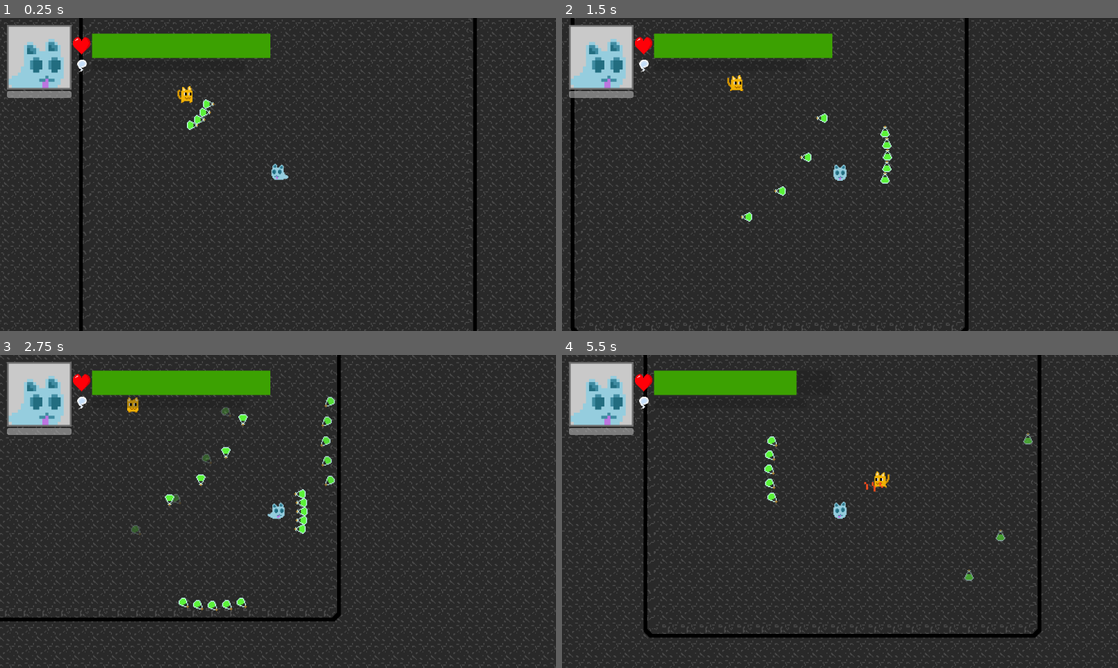
Above: before the commit, frames 1-4 (two rows, left to right).
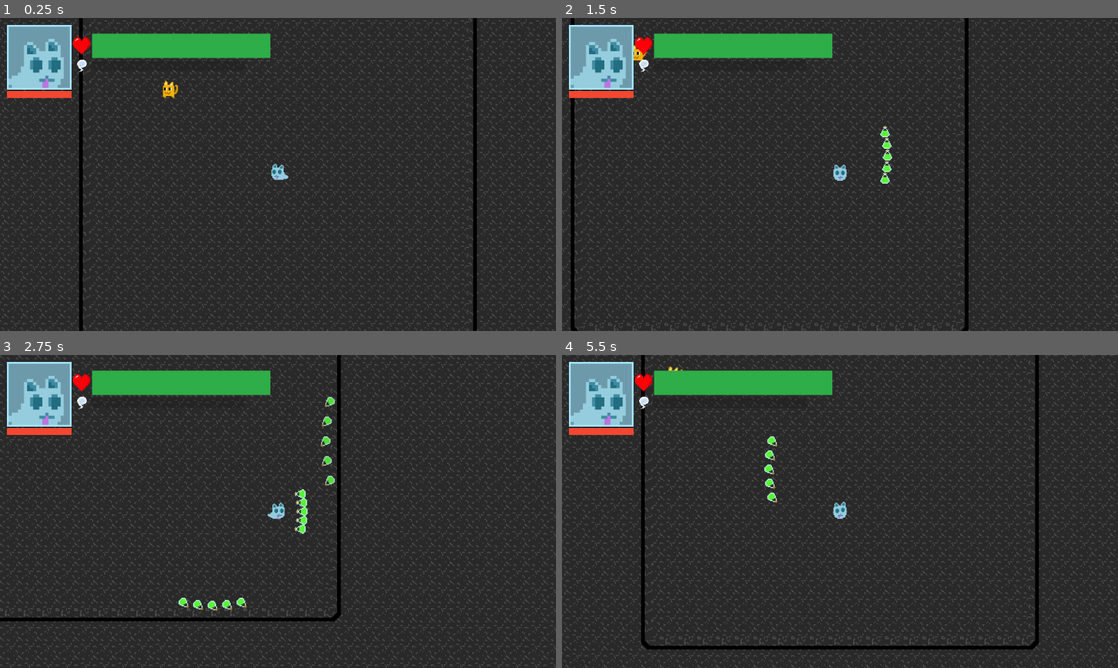
Above: after the commit, the same moments.

Repository: InvertedCarrot/PIXEL-JAM-2025
Game: Godot game, scene res://scenes/levels/dungeons/dungeon5.tscn
Two runs of this game, one before a commit and one after it. Both use one fixed random seed, a clock stepped at 60 frames per second and the inputs below.
Inputs (mouse positions are in pixels of both pictures, inside the frame that each line leads up to):
- Up to frame 1 (0.25 s): no input
- Up to frame 2 (1.5 s): tap Enter (ui_accept) at 0.5, 0.77 s; move the mouse to (962, 158) at 0.52 s; hold Right (right) 0.53-1.28 s; tap Space (attack) at 0.6 s; click (962, 158) at 0.67 s; tap V (harvest) at 0.8, 1.35 s; move the mouse to (728, 190) at 1.27 s; hold Down (down) from 1.28 s (still down)
- Up to frame 3 (2.75 s): tap Enter (ui_accept) at 1.52 s; tap Space (attack) at 1.55, 2.1 s; move the mouse to (333, 442) at 2.02 s; release Down (down) at 2.03 s; hold Right (right) from 2.03 s (still down); tap V (harvest) at 2.3 s
- Up to frame 4 (5.5 s): move the mouse to (812, 574) at 2.77 s; release Right (right) at 2.78 s; hold Up (up) 2.78-3.53 s; tap V (harvest) at 2.85, 3.8, 5.1 s; click (812, 574) at 2.92 s; tap Enter (ui_accept) at 3.02, 3.77, 4.52 s; tap Space (attack) at 3.05, 4.35 s; move the mouse to (1006, 558) at 3.52 s; hold Left (left) 3.53-5.03 s; tap C (swap_souls) at 3.6 s; move the mouse to (673, 464) at 4.27 s; move the mouse to (867, 511) at 5.02 s; hold Down (down) from 5.03 s (still down); click (867, 511) at 5.17 s

The runs differ from the first frame. In frame 1, 4.6% of the frame differs, in the area x 1-49%, y 2-36%; in frame 2, 4.5%; in frame 3, 4.6%; in frame 4, 17%, in the area x 0-100%, y 0-100%.

Commit message:
ui finished

Diff:
--- a/globals/globals.gd
+++ b/globals/globals.gd
@@ -117,7 +117,7 @@
 		"uptime": 1,
 	},
 	"potion": {
-		"damage": 2,
+		"damage": 20,
 		"speed": 500,
 		"decceleration": 200,
 		"knockback_scalar": 150,
--- a/scenes/UI.tscn
+++ b/scenes/UI.tscn
@@ -1,21 +1,22 @@
-[gd_scene load_steps=15 format=3 uid="uid://4ixo48h447bf"]
+[gd_scene load_steps=16 format=3 uid="uid://4ixo48h447bf"]
 
 [ext_resource type="Script" path="res://scenes/ui.gd" id="1_vjo20"]
+[ext_resource type="Script" path="res://scenes/UI/player_portrait_column.gd" id="2_0f65r"]
+[ext_resource type="Texture2D" uid="uid://cblka1215mad4" path="res://assets/portraits/soul_portrait.png" id="3_5d076"]
 [ext_resource type="PackedScene" uid="uid://dad4hp2wo7bg0" path="res://scenes/UI/dialogue/dialogue_box.tscn" id="3_387sr"]
 [ext_resource type="Texture2D" uid="uid://blp1lckbxo3du" path="res://assets/heart.png" id="5_b5oox"]
-[ext_resource type="Texture2D" uid="uid://bpn01myka7ps8" path="res://assets/portraits/fireball_portrait.png" id="6_bn5sj"]
 [ext_resource type="Texture2D" uid="uid://dem16q75udr1r" path="res://assets/soul.png" id="7_4mpse"]
 [ext_resource type="Script" path="res://scenes/UI/attack_bar.gd" id="7_djk1g"]
 [ext_resource type="Script" path="res://scenes/UI/health_bar.gd" id="7_sjwx2"]
-[ext_resource type="Script" path="res://scenes/UI/multiplier.gd" id="8_385kd"]
+[ext_resource type="Script" path="res://scenes/UI/soul_bar.gd" id="8_385kd"]
 
 [sub_resource type="StyleBoxEmpty" id="StyleBoxEmpty_hycdd"]
 
 [sub_resource type="StyleBoxFlat" id="StyleBoxFlat_516jl"]
-bg_color = Color(0.42, 0.42, 0.42, 1)
+bg_color = Color(0.65, 0.906667, 1, 1)
 
 [sub_resource type="StyleBoxFlat" id="StyleBoxFlat_do2vt"]
-bg_color = Color(0.79, 0.79, 0.79, 1)
+bg_color = Color(0.4288, 0.60568, 0.67, 1)
 
 [sub_resource type="StyleBoxEmpty" id="StyleBoxEmpty_5cqy1"]
 
@@ -48,41 +49,44 @@
 layout_mode = 2
 size_flags_horizontal = 3
 
-[node name="CharacterColumn" type="VBoxContainer" parent="UINode/HBoxContainer/MarginContainer/HBoxContainer"]
+[node name="PlayerPortraitColumn" type="VBoxContainer" parent="UINode/HBoxContainer/MarginContainer/HBoxContainer"]
 layout_mode = 2
+script = ExtResource("2_0f65r")
 
-[node name="Outline" type="PanelContainer" parent="UINode/HBoxContainer/MarginContainer/HBoxContainer/CharacterColumn"]
+[node name="PlayerPortraitOutline" type="PanelContainer" parent="UINode/HBoxContainer/MarginContainer/HBoxContainer/PlayerPortraitColumn"]
+unique_name_in_owner = true
 layout_mode = 2
 size_flags_vertical = 3
 theme_override_styles/panel = SubResource("StyleBoxFlat_516jl")
 
-[node name="MarginContainer" type="MarginContainer" parent="UINode/HBoxContainer/MarginContainer/HBoxContainer/CharacterColumn/Outline"]
+[node name="MarginContainer" type="MarginContainer" parent="UINode/HBoxContainer/MarginContainer/HBoxContainer/PlayerPortraitColumn/PlayerPortraitOutline"]
 layout_mode = 2
 theme_override_constants/margin_left = 5
 theme_override_constants/margin_top = 5
 theme_override_constants/margin_right = 5
 theme_override_constants/margin_bottom = 5
 
-[node name="PanelContainer" type="PanelContainer" parent="UINode/HBoxContainer/MarginContainer/HBoxContainer/CharacterColumn/Outline/MarginContainer"]
+[node name="PlayerPortraitBackground" type="PanelContainer" parent="UINode/HBoxContainer/MarginContainer/HBoxContainer/PlayerPortraitColumn/PlayerPortraitOutline/MarginContainer"]
+unique_name_in_owner = true
 layout_mode = 2
 theme_override_styles/panel = SubResource("StyleBoxFlat_do2vt")
 
-[node name="PlayerPortrait" type="TextureRect" parent="UINode/HBoxContainer/MarginContainer/HBoxContainer/CharacterColumn/Outline/MarginContainer/PanelContainer"]
+[node name="PlayerPortrait" type="TextureRect" parent="UINode/HBoxContainer/MarginContainer/HBoxContainer/PlayerPortraitColumn/PlayerPortraitOutline/MarginContainer/PlayerPortraitBackground"]
 unique_name_in_owner = true
 layout_mode = 2
 size_flags_vertical = 3
-texture = ExtResource("6_bn5sj")
+texture = ExtResource("3_5d076")
 expand_mode = 3
 stretch_mode = 4
 
-[node name="AttackBar" type="ProgressBar" parent="UINode/HBoxContainer/MarginContainer/HBoxContainer/CharacterColumn"]
+[node name="AttackBar" type="ProgressBar" parent="UINode/HBoxContainer/MarginContainer/HBoxContainer/PlayerPortraitColumn"]
 unique_name_in_owner = true
 custom_minimum_size = Vector2(0, 20)
 layout_mode = 2
 show_percentage = false
 script = ExtResource("7_djk1g")
 
-[node name="AttackTimer" type="Timer" parent="UINode/HBoxContainer/MarginContainer/HBoxContainer/CharacterColumn/AttackBar"]
+[node name="AttackTimer" type="Timer" parent="UINode/HBoxContainer/MarginContainer/HBoxContainer/PlayerPortraitColumn/AttackBar"]
 unique_name_in_owner = true
 one_shot = true
 
@@ -135,7 +139,7 @@
 size_flags_horizontal = 3
 theme_override_constants/separation = 0
 
-[node name="MultiplierBar" type="ProgressBar" parent="UINode/HBoxContainer/MarginContainer/HBoxContainer/Bars/PlayerSoulBar/HBoxContainer"]
+[node name="SoulBar" type="ProgressBar" parent="UINode/HBoxContainer/MarginContainer/HBoxContainer/Bars/PlayerSoulBar/HBoxContainer"]
 unique_name_in_owner = true
 custom_minimum_size = Vector2(0, 30)
 layout_mode = 2
@@ -145,7 +149,7 @@
 show_percentage = false
 script = ExtResource("8_385kd")
 
-[node name="PanelContainer" type="PanelContainer" parent="UINode/HBoxContainer/MarginContainer/HBoxContainer/Bars/PlayerSoulBar/HBoxContainer"]
+[node name="Padding" type="PanelContainer" parent="UINode/HBoxContainer/MarginContainer/HBoxContainer/Bars/PlayerSoulBar/HBoxContainer"]
 layout_mode = 2
 size_flags_horizontal = 3
 theme_override_styles/panel = SubResource("StyleBoxEmpty_clcwa")
--- a/scenes/UI/attack_bar.gd
+++ b/scenes/UI/attack_bar.gd
@@ -1,14 +1,22 @@
 extends ProgressBar
 
+
 @onready var atk_timer: Timer = %AttackTimer
+@onready var attackbar_node = %AttackBar
+
 
 # Called when the node enters the scene tree for the first time.
 func _ready() -> void:
-	%AttackBar.value = 100
+	attackbar_node.value = 100
 
 func _process(_delta: float) -> void:
 	var percent = float(atk_timer.wait_time - atk_timer.time_left)/(atk_timer.wait_time) * 100 # need to do this for FP stuff
-	%AttackBar.value = percent
+	attackbar_node.value = percent
+
+	if percent >= 100:
+		attackbar_node.add_theme_stylebox_override("fill", get_colored_style(Color8(242, 71, 48))) # Red
+	else:
+		attackbar_node.add_theme_stylebox_override("fill", get_colored_style(Color8(240, 134, 120))) # Faded Red (can't attack yet)
 
 func get_colored_style(color: Color) -> StyleBoxFlat:
 	var style = StyleBoxFlat.new()
--- a/scenes/UI/health_bar.gd
+++ b/scenes/UI/health_bar.gd
@@ -1,18 +1,21 @@
 extends ProgressBar
 
+var healthbar_node
+
 func _ready() -> void:
-	pass
-
+	healthbar_node = %HealthBar
 
 func _process(_delta: float) -> void:
 	var percent = float(Globals.player_health)/(Globals.max_player_health) * 100 # need to do this for FP stuff
-	%HealthBar.value = percent
-	if percent >= 70:
-		%HealthBar.add_theme_stylebox_override("fill", get_colored_style(Color8(60, 161, 2))) # Green
+	healthbar_node.value = percent
+	if percent >= 60:
+		healthbar_node.add_theme_stylebox_override("fill", get_colored_style(Color8(47, 173, 72))) # Green
 	elif percent >= 30:
-		%HealthBar.add_theme_stylebox_override("fill", get_colored_style(Color8(199, 146, 2))) # Yellow
+		healthbar_node.add_theme_stylebox_override("fill", get_colored_style(Color8(214, 170, 49))) # Yellow
+	elif percent >= 15:
+		healthbar_node.add_theme_stylebox_override("fill", get_colored_style(Color8(227, 47, 34))) # Red
 	else:
-		%HealthBar.add_theme_stylebox_override("fill", get_colored_style(Color8(255, 105, 36))) # Red
+		healthbar_node.add_theme_stylebox_override("fill", get_colored_style(Color8(107, 19, 13))) # Dark Red
 
 
 func get_colored_style(color: Color) -> StyleBoxFlat:
--- a/scenes/UI/multiplier.gd
+++ /dev/null
@@ -1,20 +0,0 @@
-extends ProgressBar
-
-func _ready() -> void:
-	pass
-
-
-func _process(_delta: float) -> void:
-	var percent = float(Globals.souls_harvested)/(Globals.SOUL_CAPACITY) * 100 # need to do this for FP stuff
-	%MultiplierBar.value = percent
-	if percent >= 70:
-		%MultiplierBar.add_theme_stylebox_override("fill", get_colored_style(Color8(255, 244, 0))) # Yellow
-	elif percent >= 30:
-		%MultiplierBar.add_theme_stylebox_override("fill", get_colored_style(Color8(255, 72, 0))) # Orange
-	else:
-		%MultiplierBar.add_theme_stylebox_override("fill", get_colored_style(Color8(255, 105, 0))) # Red
-
-func get_colored_style(color: Color) -> StyleBoxFlat:
-	var style = StyleBoxFlat.new()
-	style.bg_color = color
-	return style
--- /dev/null
+++ b/scenes/UI/player_portrait_column.gd
@@ -0,0 +1,41 @@
+extends VBoxContainer
+
+var player_portraits = {
+	"bird": load("res://assets/portraits/bird_portrait.png"),
+	"cat": load("res://assets/portraits/cat_portrait.png"),
+	"fireball": load("res://assets/portraits/fireball_portrait.png"),
+	"lily": load("res://assets/portraits/lily_portrait.png"),
+	"reaper": load("res://assets/portraits/reaper_portrait.png"),
+	"soul": load("res://assets/portraits/soul_portrait.png"),
+}
+
+var player_portrait_outlines = {
+	"bird": Color("#3d3d3d"),
+	"cat": Color("#bd810e"),
+	"fireball": Color("#aa20ff"),
+	"lily": Color("#266700"),
+	"reaper": Color("#00376e"),
+	"soul": Color("#a6e7ff"),
+}
+
+var player_portrait_backgrounds = {
+	"bird": Color("#b2b2b2"),
+	"cat": Color("#fce9c7"),
+	"fireball": Color("#8101c5"),
+	"lily": Color("#ffd3ef"),
+	"reaper": Color("#6d8bbf"),
+	"soul": Color("#6d9aab"),
+}
+
+
+@onready var outline_panel = %PlayerPortraitOutline.get("theme_override_styles/panel") as StyleBoxFlat
+@onready var background_panel = %PlayerPortraitBackground.get("theme_override_styles/panel") as StyleBoxFlat
+
+func _ready():
+	pass
+
+func _process(_delta) -> void:
+	# set portrait to whatever entity the player currently is
+	%PlayerPortrait.texture = player_portraits[Globals.player_entity]
+	outline_panel.bg_color = player_portrait_outlines[Globals.player_entity]
+	background_panel.bg_color = player_portrait_backgrounds[Globals.player_entity]
--- /dev/null
+++ b/scenes/UI/soul_bar.gd
@@ -0,0 +1,24 @@
+extends ProgressBar
+
+var white_colour = Color8(255, 255, 255)
+var full_soulbar_colour = Color8(61, 219, 214)
+var soulbar_node
+
+
+func _ready() -> void:
+	soulbar_node = %SoulBar
+
+func _process(_delta: float) -> void:
+	var percent_normalized = float(
+	Globals.souls_harvested)/(Globals.SOUL_CAPACITY)
+	var percent = percent_normalized * 100 # need to do this for FP stuff
+	soulbar_node.value = percent
+
+	var fill_colour = (1-percent_normalized)*white_colour + percent_normalized*full_soulbar_colour
+	soulbar_node.add_theme_stylebox_override("fill", get_colored_style(fill_colour))
+
+
+func get_colored_style(color: Color) -> StyleBoxFlat:
+	var style = StyleBoxFlat.new()
+	style.bg_color = color
+	return style
--- a/scenes/entities/cat/cat.gd
+++ b/scenes/entities/cat/cat.gd
@@ -11,9 +11,9 @@
 var state_switch_cooldown
 
 enum states {
-	AGGRESSIVE = 0,
-	DEFENSIVE = 1,
-	HYBRID = 2
+	DEFENSIVE = 0,
+	HYBRID = 1,
+	AGGRESSIVE = 2,
 }
 
 func set_properties() -> void:
--- a/scenes/entities/entity.gd
+++ b/scenes/entities/entity.gd
@@ -185,7 +185,8 @@
 		if Input.is_action_just_pressed("harvest") && entity_name != "soul":
 			for dead_enemy in dead_entities_in_range:
 				dead_enemy.queue_free()
-				Globals.souls_harvested += 1
+				if Globals.souls_harvested < Globals.SOUL_CAPACITY:
+					Globals.souls_harvested += 1
 
 		if Input.is_action_just_pressed("swap_souls"):
 			swap_souls = true # the level script will handle the rest
--- a/scenes/levels/dungeons/dungeon1.tscn
+++ b/scenes/levels/dungeons/dungeon1.tscn
@@ -6,11 +6,11 @@
 
 [node name="Dungeon1" instance=ExtResource("1_7eu1p")]
 num_enemies = {
-"bird": 0,
+"bird": 2,
 "cat": 0,
-"fireball": 0,
-"lily": 0,
-"reaper": 1
+"fireball": 2,
+"lily": 3,
+"reaper": 3
 }
 
 [node name="Room1" parent="Rooms" index="0" instance=ExtResource("2_x023l")]
--- a/scenes/ui.gd
+++ b/scenes/ui.gd
@@ -15,15 +15,6 @@
 			(and re-create for each dialogue)
 """
 
-var player_portraits = {
-	"bird": load("res://assets/portraits/bird_portrait.png"),
-	"cat": load("res://assets/portraits/cat_portrait.png"),
-	"fireball": load("res://assets/portraits/fireball_portrait.png"),
-	"lily": load("res://assets/portraits/lily_portrait.png"),
-	"reaper": load("res://assets/portraits/reaper_portrait.png"),
-	"soul": load("res://assets/portraits/soul_portrait.png"),
-}
-
 func _ready() -> void:
 	$DialogueBox.queue_free()
 
@@ -32,8 +23,6 @@
 	if (!Globals.dialogue_active and dialogue_box!=null):
 		dialogue_box.queue_free()
 		dialogue_box = null
-
-	%PlayerPortrait.texture = player_portraits[Globals.player_entity]
 
 
 func start(scene: String):
